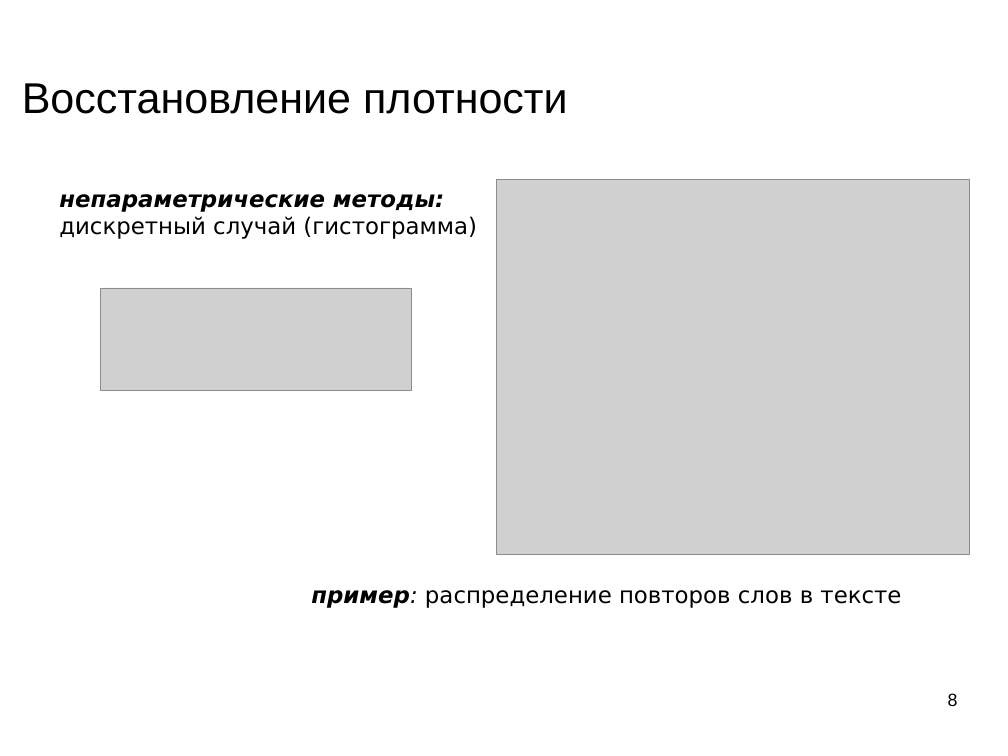
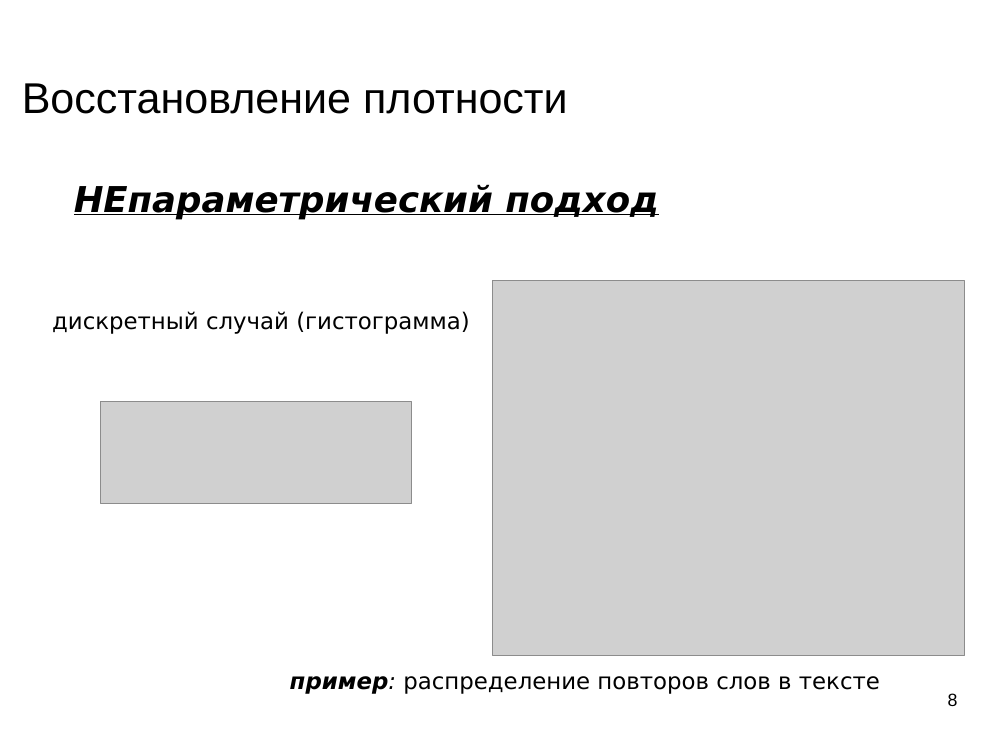
Before and after one commit to mechanoid5/ml_lectorium_legacy, a slide deck: slide 8 of 05-em.odp. Drawn at 1008x756 pixels with LibreOffice and Linux fonts; fonts in the diff are those of the drawing; grey boxes stand for pictures; background and template pictures are left out. Boxes give left, top, right and bottom in pixels: in the first picture for what was removed or moved away, otherwise in the second. Text is boxed around its words. In the diff, an @@ line names an element or a change of style, - is before the commit and + after.

```diff
--- a/05-em.odp
+++ b/05-em.odp
@@ text at box(59, 194, 444, 212): paragraph removed @@
-непараметрические методы:
@@ text added at box(74, 184, 659, 220), 28 pt, text #000000, bold, italic, underline @@
+НЕпараметрический подход
@@ picture: place and size @@
-picture at box(497, 180, 970, 555)
+picture at box(492, 281, 965, 656)
@@ text "дискретный случай (гистограмма)": place and size @@
-text "дискретный случай (гистограмма)" at box(59, 194, 476, 239)
+text "дискретный случай (гистограмма)" at box(52, 311, 469, 334)
@@ picture: place and size @@
-picture at box(101, 288, 412, 391)
+picture at box(101, 402, 412, 504)
@@ text "пример: распределение повторов слов в ...": place and size @@
-text "пример: распределение повторов слов в ..." at box(311, 590, 901, 608)
+text "пример: распределение повторов слов в ..." at box(290, 676, 880, 694)
```
Also in this commit, not shown: 3 other slides changed, 1 other file.
